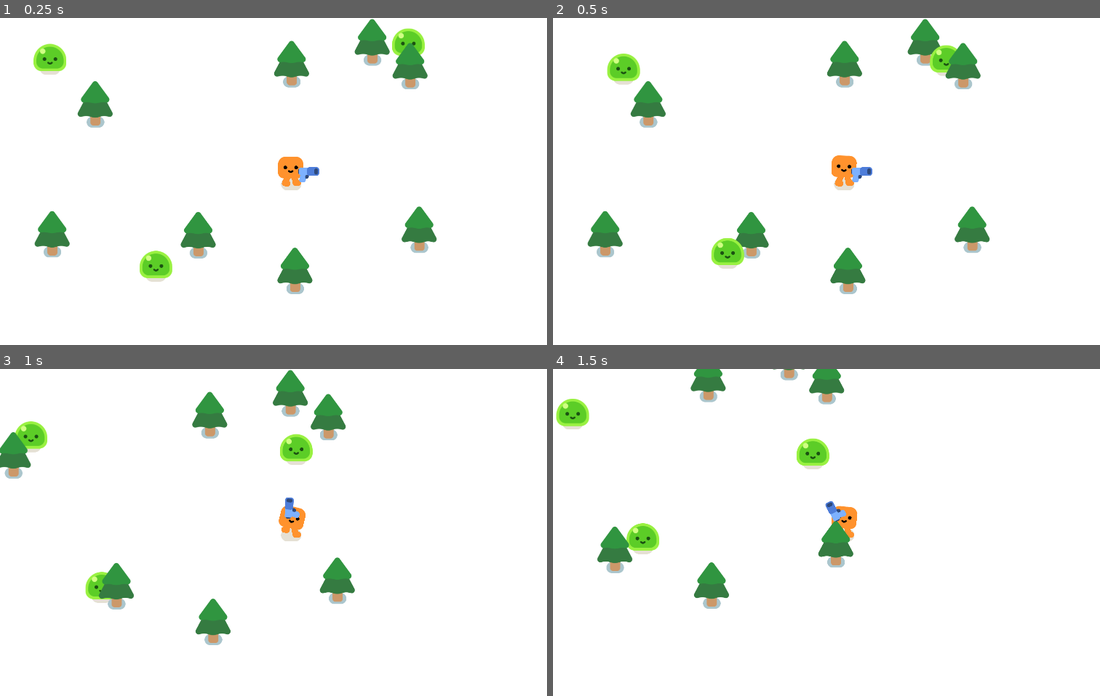
Above: before the commit, frames 1-4 (two rows, left to right).
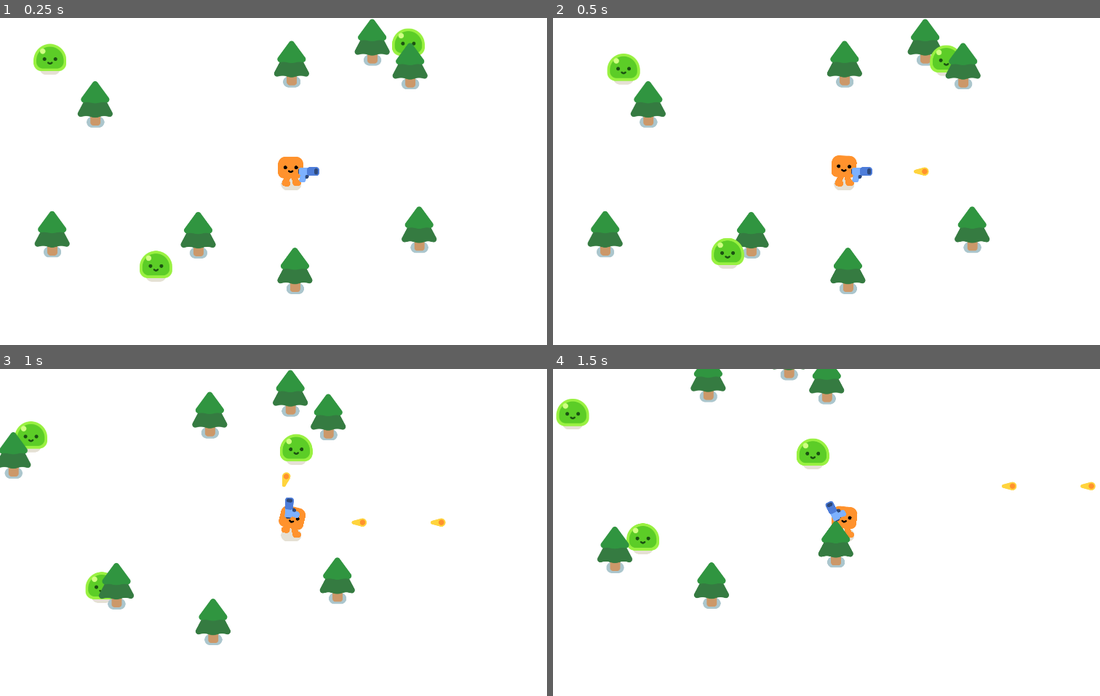
Above: after the commit, the same moments.

Repository: azfaHasan/godot-learning-vampire-survival-game
Game: Godot game, scene res://survivors_game.tscn
Two runs of this game, one before a commit and one after it. Both use one fixed random seed, a clock stepped at 60 frames per second and the inputs below.
Inputs:
- Up to frame 1 (0.25 s): no input
- Up to frame 2 (0.5 s): no input
- Up to frame 3 (1 s): hold D (move_right) from 0.53 s (still down)
- Up to frame 4 (1.5 s): release D (move_right) at 1.28 s; hold S (move_down) from 1.28 s (still down)

Frame 1 is identical in both runs. In frame 2, less than 0.1% of the frame differs, in the area x 65-69%, y 45-49%; in frame 3, 0.2%, in the area x 51-82%, y 31-49%; in frame 4, 0.1%.

Commit message:
bullet-update
bullet system
- global position
- global rotation
- travel distance limit

Diff:
--- /dev/null
+++ b/bullet.gd
@@ -0,0 +1,21 @@
+extends Area2D
+
+var travelled_distance = 0
+
+func _physics_process(delta: float) -> void:
+	const SPEED = 1000.0
+	const RANGE = 1200
+
+	var direction = Vector2.RIGHT.rotated(rotation)
+	position += direction * SPEED * delta
+
+	travelled_distance += SPEED * delta
+	if travelled_distance > RANGE:
+		queue_free()
+
+
+func _on_body_entered(body: Node2D) -> void:
+	queue_free()
+
+	if body.has_method("take_damage"):
+		body.take_damage()
--- /dev/null
+++ b/bullet.tscn
@@ -0,0 +1,22 @@
+[gd_scene load_steps=4 format=3 uid="uid://bfdfgw1c6kaaj"]
+
+[ext_resource type="Script" uid="uid://bcoph51khe78i" path="res://bullet.gd" id="1_v8qja"]
+[ext_resource type="Texture2D" uid="uid://dftkbqwsfd68r" path="res://pistol/projectile.png" id="2_t4vbm"]
+
+[sub_resource type="CircleShape2D" id="CircleShape2D_2b2rl"]
+radius = 17.0
+
+[node name="Bullet" type="Area2D"]
+top_level = true
+collision_layer = 0
+collision_mask = 3
+script = ExtResource("1_v8qja")
+
+[node name="Projectile" type="Sprite2D" parent="."]
+position = Vector2(-11, -1)
+texture = ExtResource("2_t4vbm")
+
+[node name="CollisionShape2D" type="CollisionShape2D" parent="."]
+shape = SubResource("CircleShape2D_2b2rl")
+
+[connection signal="body_entered" from="." to="." method="_on_body_entered"]
--- a/gun.gd
+++ b/gun.gd
@@ -6,3 +6,15 @@
 	if enemies_in_range.size() > 0:
 		var target_enemy = enemies_in_range.front()
 		look_at(target_enemy.global_position)
+
+func shoot():
+	const BULLET = preload("res://bullet.tscn")
+
+	var new_bullet = BULLET.instantiate()
+	new_bullet.global_position = %ShootingPoint.global_position
+	new_bullet.global_rotation = %ShootingPoint.global_rotation
+	%ShootingPoint.add_child(new_bullet)
+
+
+func _on_timer_timeout() -> void:
+	shoot()
--- a/gun.tscn
+++ b/gun.tscn
@@ -21,4 +21,11 @@
 texture = ExtResource("1_vk1bi")
 
 [node name="ShootingPoint" type="Marker2D" parent="WeaponPivot/Pistol"]
+unique_name_in_owner = true
 position = Vector2(25, -11)
+
+[node name="Timer" type="Timer" parent="."]
+wait_time = 0.3
+autostart = true
+
+[connection signal="timeout" from="Timer" to="." method="_on_timer_timeout"]
Not shown, added: bullet.gd.uid
